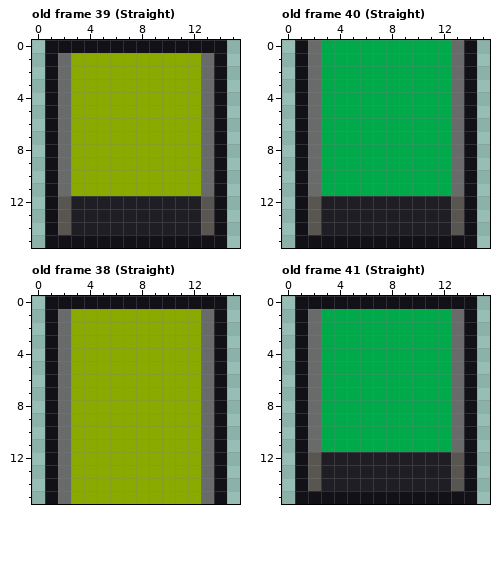
A pixel-art file gets an edit: art/conveyors/conveyor.aseprite. Above, as it was before the edit.
16x16 pixels, 69 frames. Shown: old frame 39 (Straight), old frame 40 (Straight), old frame 38 (Straight), old frame 41 (Straight). The commit also changed other frames, which this record leaves out.
The result:
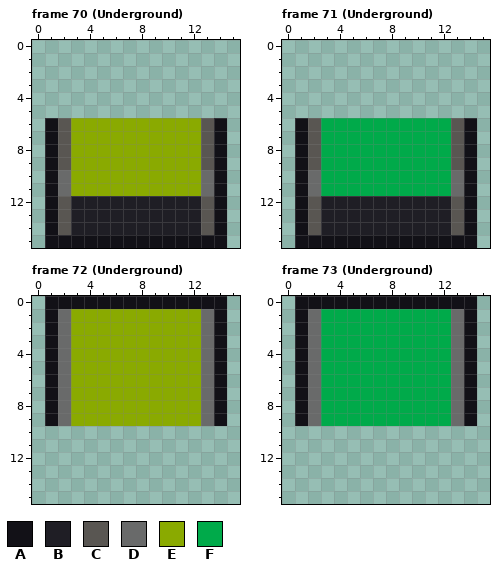
Palette (. is transparent): A #121117  B #1f1e25  C #595652  D #696a6a  E #8aaa00  F #00aa4a
A new or re-ordered frame is compared with the old frame closest to it.
Log entry: Move belts to a separate underlayer
From old to new:
frames 69 -> 73
--- frame 70 (Underground) is new; against old frame 39 (Straight), layers "BeltEndOverlay", "Belts", "Directions(?)"
@@ x 0..15 @@
- 0 .AAAAAAAAAAAAAA.
- 1 .ADEEEEEEEEEEDA.
- 2 .ADEEEEEEEEEEDA.
- 3 .ADEEEEEEEEEEDA.
- 4 .ADEEEEEEEEEEDA.
- 5 .ADEEEEEEEEEEDA.
- 6 .ADEEEEEEEEEEDA.
- 7 .ADEEEEEEEEEEDA.
- 8 .ADEEEEEEEEEEDA.
- 9 .ADEEEEEEEEEEDA.
+ 0 ................
+ 1 ................
+ 2 ................
+ 3 ................
+ 4 ................
+ 5 ................
+ 6 .ACEEEEEEEEEECA.
+ 7 .ACEEEEEEEEEECA.
+ 8 .ACEEEEEEEEEECA.
+ 9 .ACEEEEEEEEEECA.
 10 .ADEEEEEEEEEEDA.
--- frame 71 (Underground) is new; against old frame 40 (Straight), layers "Belts", "Directions(?)"
@@ x 0..15 @@
- 0 .ADFFFFFFFFFFDA.
- 1 .ADFFFFFFFFFFDA.
- 2 .ADFFFFFFFFFFDA.
- 3 .ADFFFFFFFFFFDA.
- 4 .ADFFFFFFFFFFDA.
- 5 .ADFFFFFFFFFFDA.
- 6 .ADFFFFFFFFFFDA.
- 7 .ADFFFFFFFFFFDA.
- 8 .ADFFFFFFFFFFDA.
- 9 .ADFFFFFFFFFFDA.
+ 0 ................
+ 1 ................
+ 2 ................
+ 3 ................
+ 4 ................
+ 5 ................
+ 6 .ACFFFFFFFFFFCA.
+ 7 .ACFFFFFFFFFFCA.
+ 8 .ACFFFFFFFFFFCA.
+ 9 .ACFFFFFFFFFFCA.
 10 .ADFFFFFFFFFFDA.
--- frame 72 (Underground) is new; against old frame 38 (Straight), layers "Belts", "Directions(?)"
@@ x 0..15 @@
  9 .ADEEEEEEEEEEDA.
-10 .ADEEEEEEEEEEDA.
-11 .ADEEEEEEEEEEDA.
-12 .ADEEEEEEEEEEDA.
-13 .ADEEEEEEEEEEDA.
-14 .ADEEEEEEEEEEDA.
-15 .ADEEEEEEEEEEDA.
+10 ................
+11 ................
+12 ................
+13 ................
+14 ................
+15 ................
--- frame 73 (Underground) is new; against old frame 41 (Straight), layers "BeltEndOverlay", "Belts", "Directions(?)"
@@ x 0..15 @@
  9 .ADFFFFFFFFFFDA.
-10 .ADFFFFFFFFFFDA.
-11 .ADFFFFFFFFFFDA.
-12 .ACBBBBBBBBBBCA.
-13 .ACBBBBBBBBBBCA.
-14 .ACBBBBBBBBBBCA.
-15 .AAAAAAAAAAAAAA.
+10 ................
+11 ................
+12 ................
+13 ................
+14 ................
+15 ................
Changed places in both pictures, as pixel boxes (x1, y1, x2, y2):
changed: (45, 40, 227, 170)
changed: (295, 40, 477, 170)
erased: (45, 426, 227, 504)
erased: (295, 426, 477, 504)
